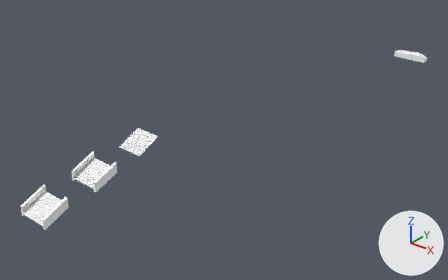
An edit to the glTF model games/yorimichi/assets/belmonte/meshes/SM_BM_BC_Works_2_2.glb, drawn before and after from the same camera.
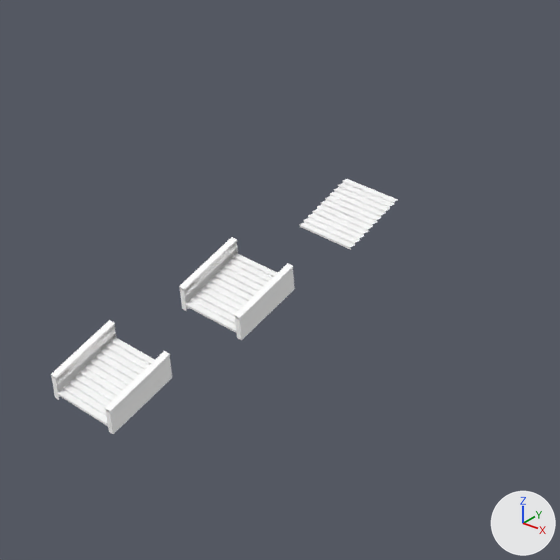
Old and new are each drawn whole from a 50 mm lens placed at (94.3, -131.7, 32.4), pointed at (39.8, -63.6, -9.9) and again close up on the part from 0% to 50% of the width and 20% to 100% of the height. Lighting does not change. The marker at lower right points along +X, +Y and +Z. The last two pictures show the newer version. Vertices at exactly the same position are counted once.

Before the edit, the objects in view are built like this:
```python
me_sm_bc_works_2_2 = bpy.data.meshes.new('SM_BC_Works_2_2')
me_sm_bc_works_2_2.from_pydata(...)  # 793 vertices, 990 faces; spans x 27.9..56.8, y -93.1..-27.4, z -13.8..-1.7
# faces by material slot: [916, 12, 62]
me_sm_bc_works_2_2.materials.append(mat_bm_000_m_ashlar_010)
me_sm_bc_works_2_2.materials.append(mat_bm_001_m_flag_021)
me_sm_bc_works_2_2.materials.append(mat_bm_002_m_rubble_007)
ob_sm_bm_bc_works_2_2 = bpy.data.objects.new('SM_BM_BC_Works_2_2', me_sm_bc_works_2_2)
ob_sm_bm_bc_works_2_2.location = (0.0, 0.0, 0.0)
```
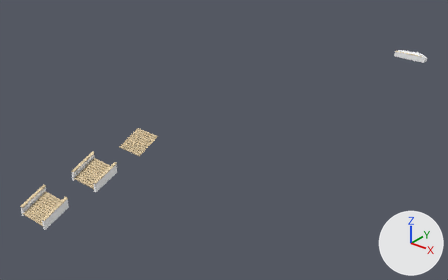
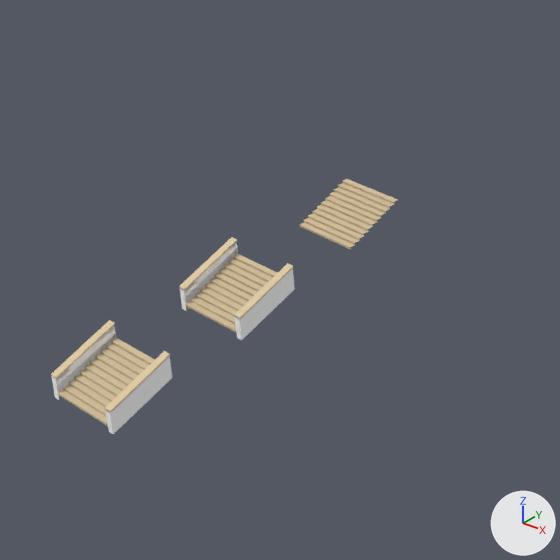
What differs and where, as boxes (x1, y1, x2, y2) in the close-ups (560 x 560 px):
part 1 of me_sm_bc_works_2_2, recoloured (white to beige): (51, 179, 398, 429) in both

Diff of the bpy script that builds the scene:
```diff
--- a/games/yorimichi/assets/belmonte/meshes/SM_BM_BC_Works_2_2.glb.py
+++ b/games/yorimichi/assets/belmonte/meshes/SM_BM_BC_Works_2_2.glb.py
@@ me_sm_bc_works_2_2 @@
 me_sm_bc_works_2_2.from_pydata(...)  # 793 vertices, 990 faces; spans x 27.9..56.8, y -93.1..-27.4, z -13.8..-1.7
 # used by ob_sm_bm_bc_works_2_2; location = (0.0, 0.0, 0.0)
+# me_sm_bc_works_2_2 part 1: 990 faces centred in x 27.9..56.8, y -93.1..-27.4, z -13.5..-1.8 are repainted in the vertex colours; the middle colour goes from white #ffffff to beige #d5c19d
 me_sm_bc_works_2_2.materials.append(mat_bm_000_m_ashlar_010)
```
